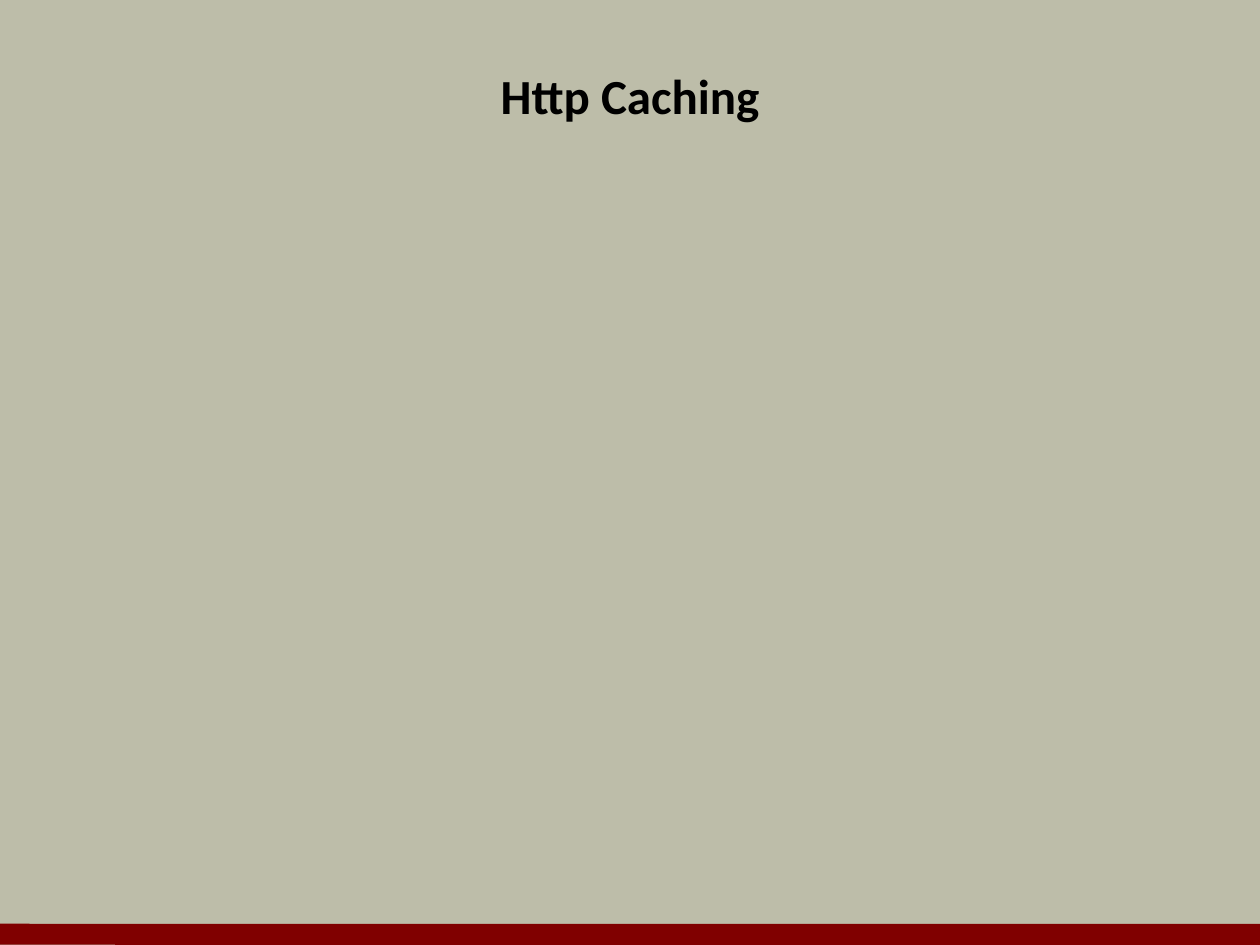
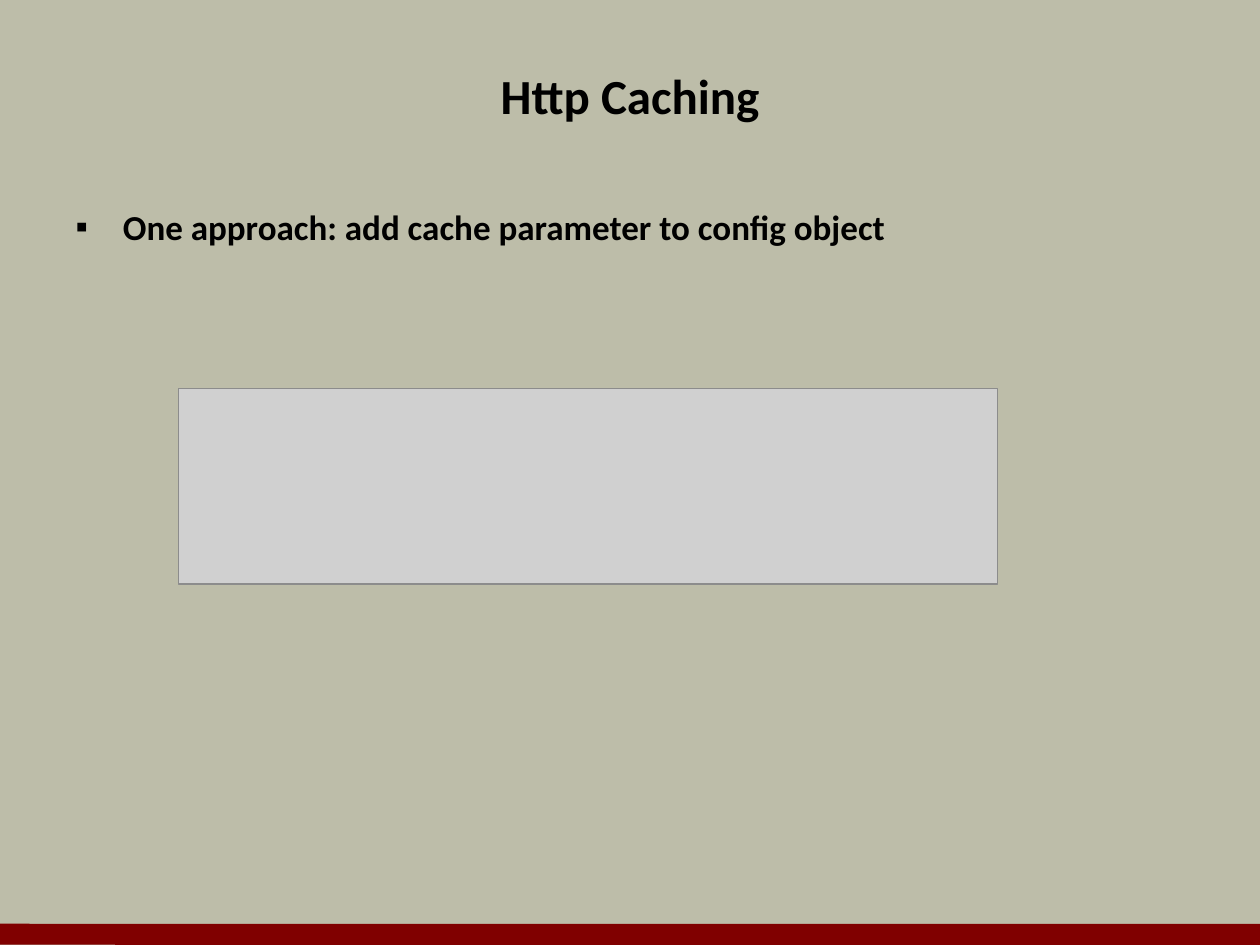
Before and after one commit to OdeToCode/classes, a slide deck: slide 9 of angularjs/slides/02_Modules.pptx (slide 8 before the commit). Drawn at 1260x945 pixels with LibreOffice and Linux fonts; fonts in the diff are those of the drawing; grey boxes stand for pictures; background and template pictures are left out. Boxes give left, top, right and bottom in pixels: in the first picture for what was removed or moved away, otherwise in the second. Text is boxed around its words. In the diff, an @@ line names an element or a change of style, - is before the commit and + after.

```diff
--- a/angularjs/slides/02_Modules.pptx
+++ b/angularjs/slides/02_Modules.pptx
@@ text added at <box>123,215,885,246</box>, 20 pt, text #000000, bold @@
+▪ One approach: add cache parameter to config object
@@ picture added at <box>179,388,998,583</box> @@
```
Also in this commit, not shown: 3 other slides changed, 10 slides added, 9 slides removed, 9 other files.
